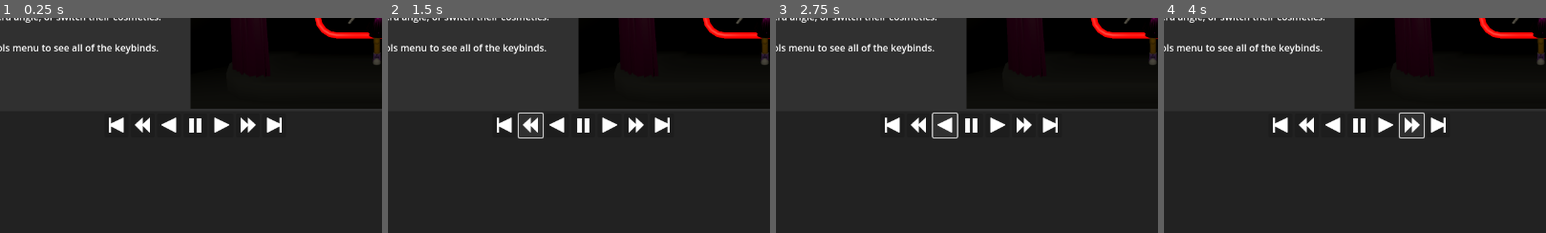
Above: before the commit, frames 1-4 (left to right).
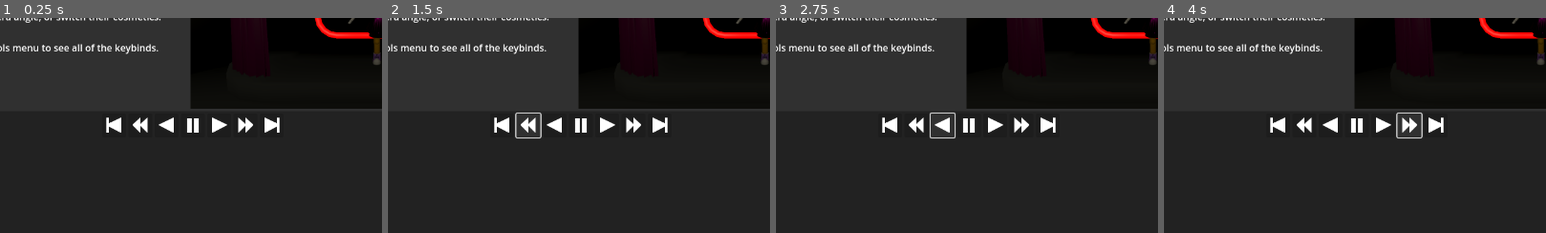
Above: after the commit, the same moments.

Repository: pizzaperp95/PneumaticPlaything
Game: Godot game, scene res://Scenes/GUI/EditorScreen.tscn
Same seed, same stepped clock (60 frames per second), same inputs: the game is played once before the commit and once after it.
Inputs (mouse positions are % of the whole screen's width and height, from its top left):
- Up to frame 1 (0.25 s): no input
- Up to frame 2 (1.5 s): click (40, 61) at 0.5 s; click (43, 61) at 1.25 s
- Up to frame 3 (2.75 s): click (47, 61) at 2 s
- Up to frame 4 (4 s): click (50, 61) at 2.75 s; click (57, 61) at 3.5 s
The pictures show only the part of the screen within x 25-75%, y 36-86%; the shares and areas given below are measured in that part.

The runs differ from the first frame. In frame 1, 1.1% of the frame differs, in the area x 27-74%, y 46-54%; in frame 2, 1.3%; in frame 3, 1.3%; in frame 4, 1.3%, in the area x 27-74%, y 44-56%.

Commit message:
windows resize

Diff:
--- a/Scenes/GUI/EditorScreen.tscn
+++ b/Scenes/GUI/EditorScreen.tscn
@@ -41,21 +41,29 @@
 color = Color(0.187176, 0.187176, 0.187176, 1)
 
 [node name="CameraPreview" type="TextureRect" parent="."]
-layout_mode = 0
-offset_left = 636.0
+layout_mode = 1
+anchors_preset = -1
+anchor_left = 0.5
+anchor_right = 1.0
+offset_left = -4.0
 offset_top = 48.0
-offset_right = 1276.0
-offset_bottom = 408.0
+offset_right = -4.0
+grow_horizontal = 0
 texture = SubResource("ViewportTexture_g6u4d")
 expand_mode = 5
 stretch_mode = 6
 
 [node name="Label" type="Label" parent="."]
-layout_mode = 0
+layout_mode = 1
+anchors_preset = -1
+anchor_right = 0.5
+anchor_bottom = 0.5
 offset_left = 144.0
 offset_top = 48.0
-offset_right = 632.0
-offset_bottom = 408.0
+offset_right = -8.0
+offset_bottom = 48.0
+grow_horizontal = 2
+grow_vertical = 2
 text = "Welcome to Pneumatic Plaything Animatronic Simulator!
 
 You can press the buttons to the side to
@@ -77,11 +85,18 @@
 grow_horizontal = 2
 
 [node name="Wordmark" type="Label" parent="MenuBar"]
-layout_mode = 0
-offset_left = 1044.0
-offset_top = 4.0
-offset_right = 1268.0
-offset_bottom = 36.0
+layout_mode = 1
+anchors_preset = -1
+anchor_left = 1.0
+anchor_top = 0.5
+anchor_right = 1.0
+anchor_bottom = 0.5
+offset_left = -228.0
+offset_top = -16.0
+offset_right = -4.0
+offset_bottom = 16.0
+grow_horizontal = 0
+grow_vertical = 2
 text = "Pneumatic Plaything v0.2"
 horizontal_alignment = 1
 vertical_alignment = 1
@@ -130,85 +145,118 @@
 text = "Controls"
 
 [node name="SequencerPanel" type="Panel" parent="."]
-layout_mode = 0
-offset_left = 4.0
-offset_top = 412.0
-offset_right = 1276.0
-offset_bottom = 716.0
+layout_mode = 1
+anchors_preset = -1
+anchor_top = 0.5
+anchor_right = 1.0
+anchor_bottom = 1.0
+offset_left = 4.0
+offset_top = 52.0
+offset_right = -4.0
+offset_bottom = -4.0
+grow_horizontal = 2
+grow_vertical = 2
 
 [node name="Buttons" type="Control" parent="SequencerPanel"]
-anchors_preset = 0
-
-[node name="SkipBackwardsButton" type="Button" parent="SequencerPanel/Buttons"]
-layout_mode = 0
-offset_left = 488.0
-offset_top = 4.0
-offset_right = 528.0
+layout_mode = 1
+anchors_preset = 10
+anchor_right = 1.0
+offset_bottom = 48.0
+grow_horizontal = 2
+
+[node name="Centered" type="Control" parent="SequencerPanel/Buttons"]
+layout_mode = 1
+anchors_preset = 8
+anchor_left = 0.5
+anchor_top = 0.5
+anchor_right = 0.5
+anchor_bottom = 0.5
+offset_left = -156.0
+offset_top = -24.0
+offset_right = 156.0
+offset_bottom = 24.0
+grow_horizontal = 2
+grow_vertical = 2
+
+[node name="SkipBackwardsButton" type="Button" parent="SequencerPanel/Buttons/Centered"]
+layout_mode = 0
+offset_left = 4.0
+offset_top = 4.0
+offset_right = 44.0
 offset_bottom = 44.0
 icon = ExtResource("3_r4ytj")
 
-[node name="FastBackwardsButton" type="Button" parent="SequencerPanel/Buttons"]
-layout_mode = 0
-offset_left = 532.0
-offset_top = 4.0
-offset_right = 572.0
+[node name="FastBackwardsButton" type="Button" parent="SequencerPanel/Buttons/Centered"]
+layout_mode = 0
+offset_left = 48.0
+offset_top = 4.0
+offset_right = 88.0
 offset_bottom = 44.0
 icon = ExtResource("4_wy7jo")
 
-[node name="PlayBackwardsButton" type="Button" parent="SequencerPanel/Buttons"]
-layout_mode = 0
-offset_left = 576.0
-offset_top = 4.0
-offset_right = 616.0
+[node name="PlayBackwardsButton" type="Button" parent="SequencerPanel/Buttons/Centered"]
+layout_mode = 0
+offset_left = 92.0
+offset_top = 4.0
+offset_right = 132.0
 offset_bottom = 44.0
 icon = ExtResource("3_mr8sb")
 
-[node name="PauseButton" type="Button" parent="SequencerPanel/Buttons"]
-layout_mode = 0
-offset_left = 620.0
-offset_top = 4.0
-offset_right = 660.0
+[node name="PauseButton" type="Button" parent="SequencerPanel/Buttons/Centered"]
+layout_mode = 0
+offset_left = 136.0
+offset_top = 4.0
+offset_right = 176.0
 offset_bottom = 44.0
 icon = ExtResource("4_ba3jn")
 
-[node name="PlayButton" type="Button" parent="SequencerPanel/Buttons"]
-layout_mode = 0
-offset_left = 664.0
-offset_top = 4.0
-offset_right = 704.0
+[node name="PlayButton" type="Button" parent="SequencerPanel/Buttons/Centered"]
+layout_mode = 0
+offset_left = 180.0
+offset_top = 4.0
+offset_right = 220.0
 offset_bottom = 44.0
 icon = ExtResource("3_g6u4d")
 
-[node name="FastForwardButton" type="Button" parent="SequencerPanel/Buttons"]
-layout_mode = 0
-offset_left = 708.0
-offset_top = 4.0
-offset_right = 748.0
+[node name="FastForwardButton" type="Button" parent="SequencerPanel/Buttons/Centered"]
+layout_mode = 0
+offset_left = 224.0
+offset_top = 4.0
+offset_right = 264.0
 offset_bottom = 44.0
 icon = ExtResource("8_v0ton")
 
-[node name="SkipForwardButton" type="Button" parent="SequencerPanel/Buttons"]
-layout_mode = 0
-offset_left = 752.0
-offset_top = 4.0
-offset_right = 792.0
+[node name="SkipForwardButton" type="Button" parent="SequencerPanel/Buttons/Centered"]
+layout_mode = 0
+offset_left = 268.0
+offset_top = 4.0
+offset_right = 308.0
 offset_bottom = 44.0
 icon = ExtResource("9_20noo")
 
 [node name="RecordButton" type="Button" parent="SequencerPanel/Buttons"]
-layout_mode = 0
-offset_left = 1228.0
-offset_top = 4.0
-offset_right = 1268.0
-offset_bottom = 44.0
+layout_mode = 1
+anchors_preset = -1
+anchor_left = 1.0
+anchor_top = 0.5
+anchor_right = 1.0
+anchor_bottom = 0.5
+offset_left = -40.0
+offset_top = -20.0
+offset_right = -4.0
+offset_bottom = 20.0
+grow_horizontal = 0
+grow_vertical = 2
 icon = ExtResource("10_wy7jo")
 
 [node name="FlyoutButtons" type="Panel" parent="."]
-layout_mode = 0
+layout_mode = 1
+anchors_preset = -1
+anchor_bottom = 0.5
 offset_left = 4.0
 offset_top = 48.0
 offset_right = 140.0
-offset_bottom = 408.0
+offset_bottom = 48.0
 
 [node name="MovementsFlyoutButton" type="Button" parent="FlyoutButtons"]
 layout_mode = 0
--- a/Scripts/EditorScreen.gd
+++ b/Scripts/EditorScreen.gd
@@ -22,10 +22,10 @@
 func _on_flows_flyout_button_toggled(toggled_on: bool) -> void:
 	$FlowControls.visible = toggled_on
 
-func _movement_in(movement, rate):
+func _movement_in(movement, _rate):
 	get_node("Movements/IndicatorLights/" + movement).turn_on();
 
-func _movement_out(movement, rate):
+func _movement_out(movement, _rate):
 	get_node("Movements/IndicatorLights/" + movement).turn_off();
 
 func _on_size_changed() -> void:
